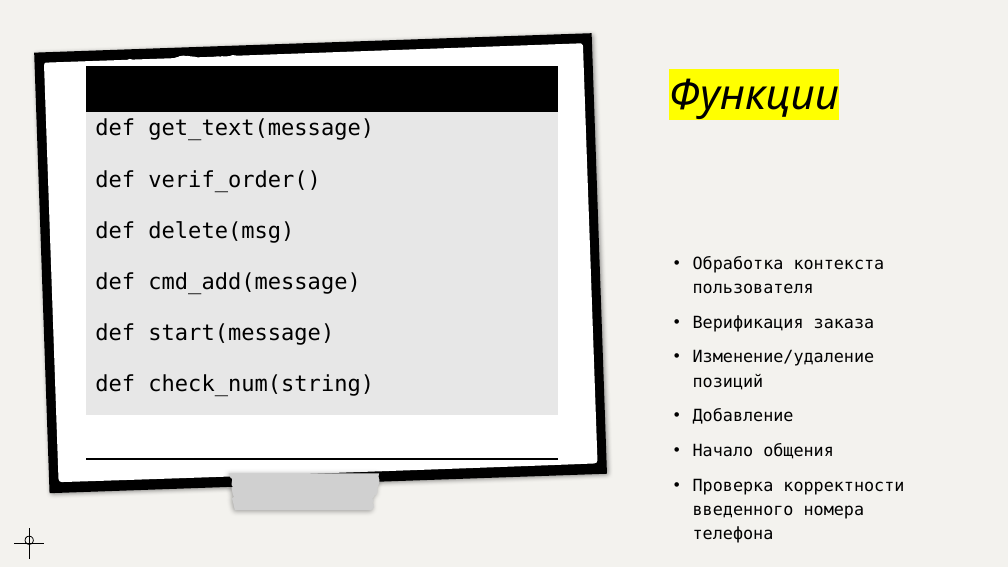
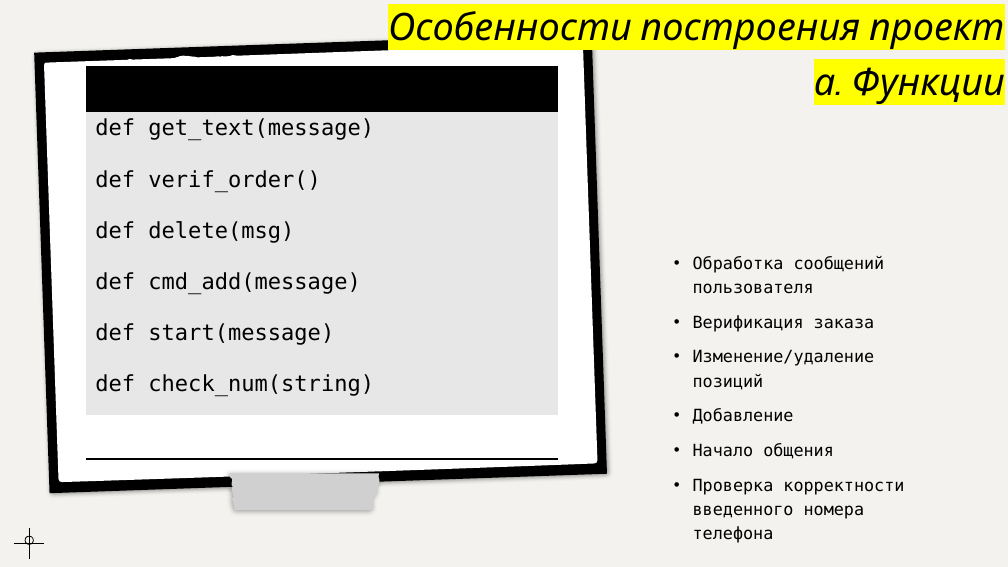
Before and after one commit to serzhana300/telegram_bot_yandex, a slide deck: slide 8 of documentation/Презентация 4.pptx (slide 6 before the commit). Drawn at 1008x567 pixels with LibreOffice and Linux fonts; fonts in the diff are those of the drawing; grey boxes stand for pictures. Boxes give left, top, right and bottom in pixels: in the first picture for what was removed or moved away, otherwise in the second. Text is boxed around its words. In the diff, an @@ line names an element or a change of style, - is before the commit and + after.

```diff
--- a/documentation/Презентация 4.pptx
+++ b/documentation/Презентация 4.pptx
@@ title at [388,11,1005,104]: text changed; size 40 to 36 pt @@
-Функции
+Особенности построения проекта. Функции
@@ text at [693,256,885,294]: text changed @@
-• Обработка контекста пользователя
+• Обработка сообщений пользователя
```
Also in this commit, not shown: 7 other slides changed, 5 slides added, 2 other files.
